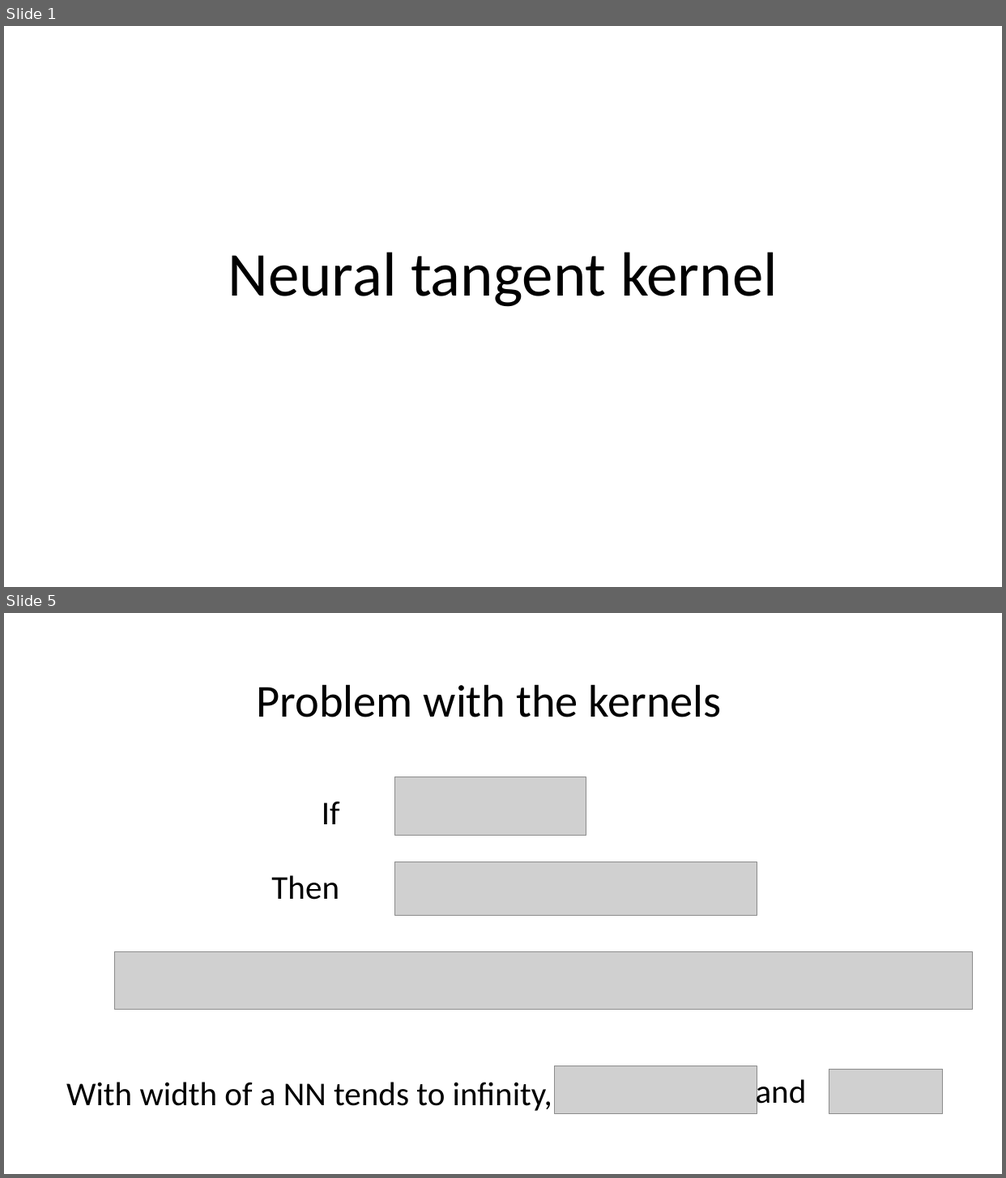
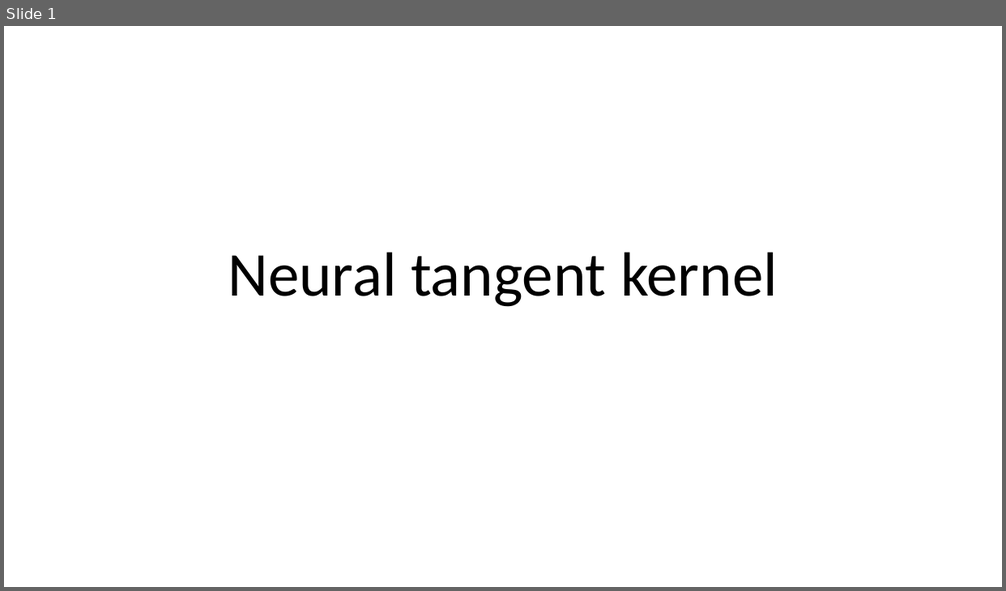
Before and after one commit to Nerkan78/NTK, a slide deck: presentation/Neural tangent kernel.pptx. Shown one above the other, each under a label of ours: slides 1 and 5 before the commit, slide 1 after it; the slides between them are not shown. The pictures are 1006x1178 and 1006x591 pixels, drawn with LibreOffice and Linux fonts; fonts in the diff are those of the drawing; grey boxes stand for pictures. Boxes give left, top, right and bottom in pixels: in the first picture for what was removed or moved away, otherwise in the second. Text is boxed around its words. In the diff, an @@ line names an element or a change of style, - is before the commit and + after.

```diff
--- a/presentation/Neural tangent kernel.pptx
+++ b/presentation/Neural tangent kernel.pptx
@@ slide 5 removed at [4,613,1002,1174], background #FFFFFF @@
@@ title removed at [257,684,722,717] @@
-Problem with the kernels
@@ picture removed at [395,777,586,835] @@
@@ text removed at [322,802,340,824] @@
-If
@@ text removed at [271,875,339,900] @@
-Then
@@ picture removed at [395,862,757,915] @@
@@ picture removed at [115,952,973,1009] @@
@@ picture removed at [555,1067,757,1114] @@
@@ picture removed at [829,1070,943,1114] @@
@@ text removed at [66,1082,552,1111] @@
-With width of a NN tends to infinity,
@@ text removed at [756,1076,807,1111] @@
-and
```
Also in this commit, not shown: 2 slides changed, 6 slides added, 3 other slides removed, 1 other file.
